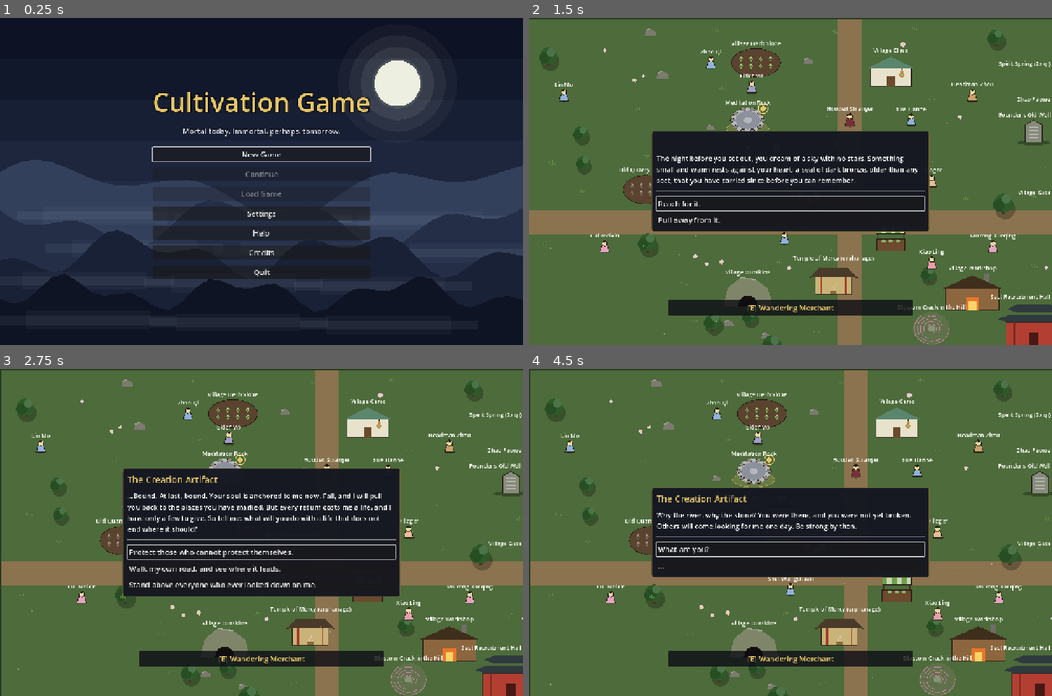
Above: before the commit, frames 1-4 (two rows, left to right).
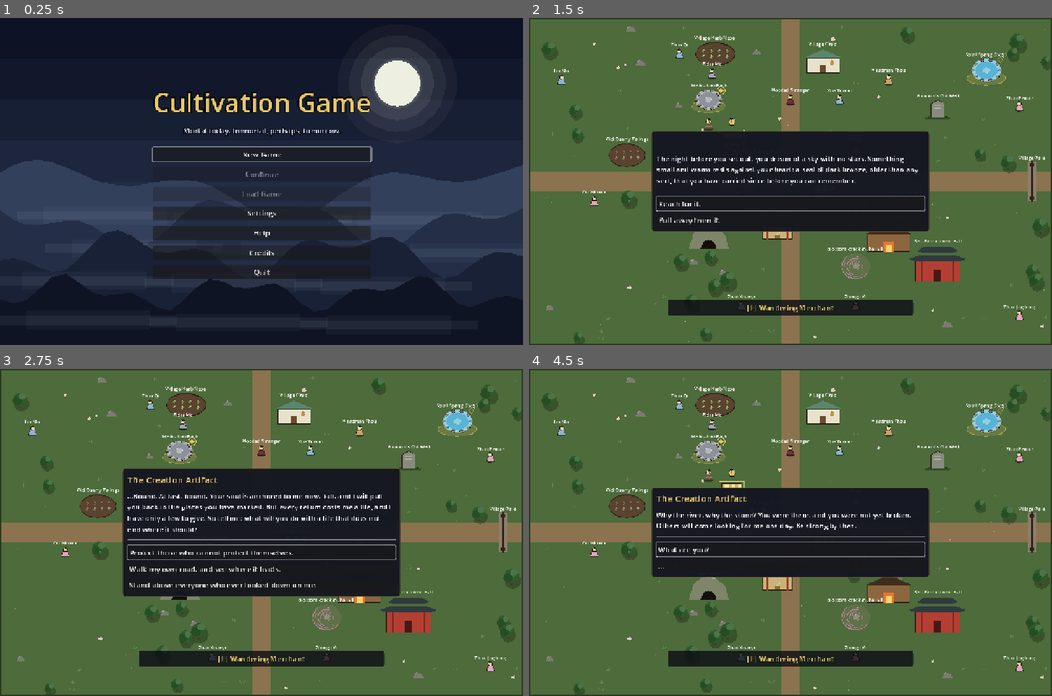
Above: after the commit, the same moments.

Repository: samridghimire/cultivation-game
Game: Godot game, scene res://src/ui/main_menu.tscn
Two runs of this game, one before a commit and one after it. Both use one fixed random seed, a clock stepped at 60 frames per second and the inputs below.
Inputs:
- Up to frame 1 (0.25 s): no input
- Up to frame 2 (1.5 s): click "New Game" at 0.5 s; click "Begin" at 1.25 s
- Up to frame 3 (2.75 s): click "Reach for it." at 2 s
- Up to frame 4 (4.5 s): click "Protect those who cannot prot…" at 2.75 s; click "What are you?" at 3.5 s; click "Why me?" at 4.25 s

The runs differ from the first frame. In frame 1, 1.4% of the frame differs, in the area x 0-100%, y 13-85%; in frame 2, 28%; in frame 3, 26%; in frame 4, 28%, in the area x 0-100%, y 0-100%.

Commit message:
[GFX-009] Crisp pixels at every window size
Pixel snapping on in project.godot; World.pixel_zoom + _fit_pixel_zoom set the player camera zoom so a sprite pixel is a whole number of screen pixels, refreshed on viewport resize.

Follow-ups: the 1280x800 / 1920x1080 screenshot check and camera-smoothing jitter look were not done (no display in the cloud run); view regions and hud_arrival shots when possible.

Co-Authored-By: Claude Sonnet 5.5 <noreply@anthropic.com>
Claude-Session: https://claude.ai/code/session_01L4vu8zH6jpqwp9TjDeWKSK

Diff:
--- a/project.godot
+++ b/project.godot
@@ -35,3 +35,5 @@
 renderer/rendering_method="gl_compatibility"
 renderer/rendering_method.mobile="gl_compatibility"
 textures/canvas_textures/default_texture_filter=0
+2d/snap/snap_2d_transforms_to_pixel=true
+2d/snap/snap_2d_vertices_to_pixel=true
--- a/src/world/world.gd
+++ b/src/world/world.gd
@@ -64,6 +64,8 @@
 	_build_npcs()
 	_build_bounds()
 	_limit_camera()
+	_fit_pixel_zoom()
+	get_viewport().size_changed.connect(_fit_pixel_zoom)
 	_spread_on_screen()
 	var hud := get_node_or_null("HUD")
 	if hud != null:
@@ -134,6 +136,8 @@
 
 
 func _exit_tree() -> void:
+	if get_viewport() != null and get_viewport().size_changed.is_connected(_fit_pixel_zoom):
+		get_viewport().size_changed.disconnect(_fit_pixel_zoom)
 	if Settings.changed.is_connected(_on_setting_changed):
 		Settings.changed.disconnect(_on_setting_changed)
 	if GameClock.days_advanced.is_connected(_on_days_advanced):
@@ -357,6 +361,20 @@
 	camera.limit_bottom = int(map_size.y)
 
 
+## The camera zoom that makes one sprite pixel a whole number of screen pixels (GFX-009).
+static func pixel_zoom(stretch: float, sprite_scale: int) -> float:
+	var total := stretch * sprite_scale
+	return maxf(1.0, roundf(total)) / total
+
+
+func _fit_pixel_zoom() -> void:
+	var camera := player.get_node_or_null("Camera2D") as Camera2D
+	if camera == null or not is_inside_tree():
+		return
+	var stretch := get_viewport().get_final_transform().get_scale().x
+	camera.zoom = Vector2.ONE * pixel_zoom(stretch, Sprites.scale())
+
+
 ## Converts a JSON value to the type of the property it is assigned to.
 func _convert(value: Variant, current: Variant) -> Variant:
 	match typeof(current):
--- /dev/null
+++ b/tests/unit/test_world_zoom.gd
@@ -0,0 +1,17 @@
+extends TestCase
+## GFX-009: the camera zoom keeps sprite pixels a whole number of screen pixels.
+
+const _W := preload("res://src/world/world.gd")
+
+
+func test_pixel_zoom_values() -> void:
+	assert_eq(_W.pixel_zoom(1.0, 2), 1.0)
+	assert_true(absf(_W.pixel_zoom(1.35, 2) - 3.0 / 2.7) < 0.0001)
+	assert_true(absf(_W.pixel_zoom(0.9, 2) - 2.0 / 1.8) < 0.0001)
+	assert_eq(_W.pixel_zoom(1.5, 2), 1.0)
+
+
+func test_whole_screen_pixels() -> void:
+	for stretch in [0.9, 1.0, 1.35, 1.5, 2.0, 2.4]:
+		var total: float = stretch * 2 * _W.pixel_zoom(stretch, 2)
+		assert_true(absf(total - roundf(total)) < 0.0001, str(stretch))
Not shown, added: tests/unit/test_world_zoom.gd.uid
